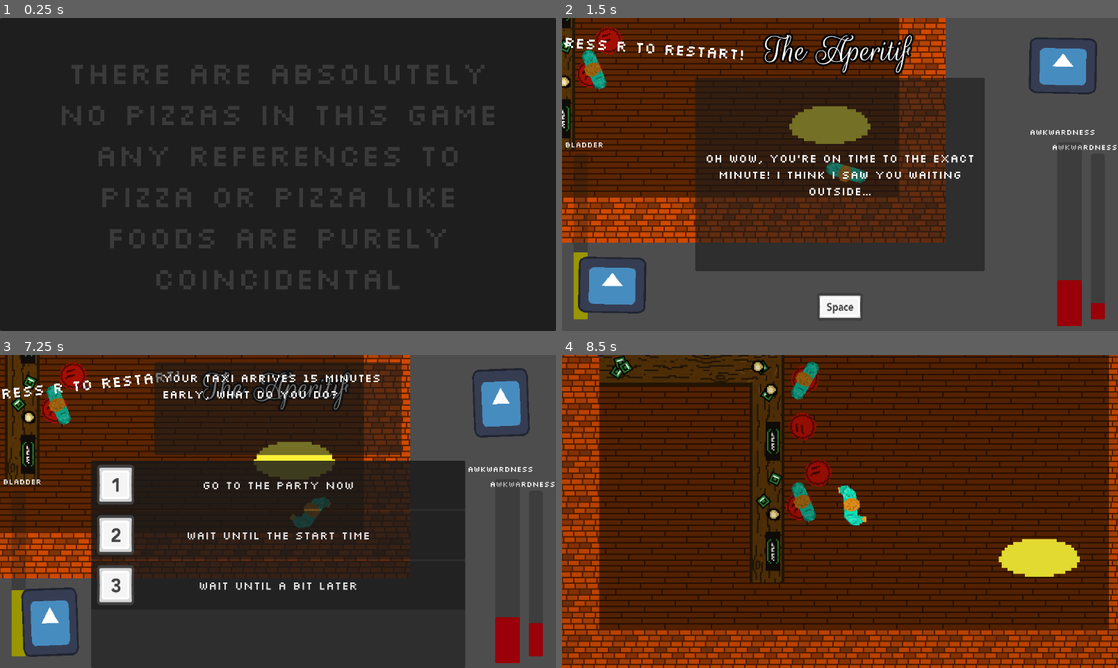
Above: before the commit, frames 1-4 (two rows, left to right).
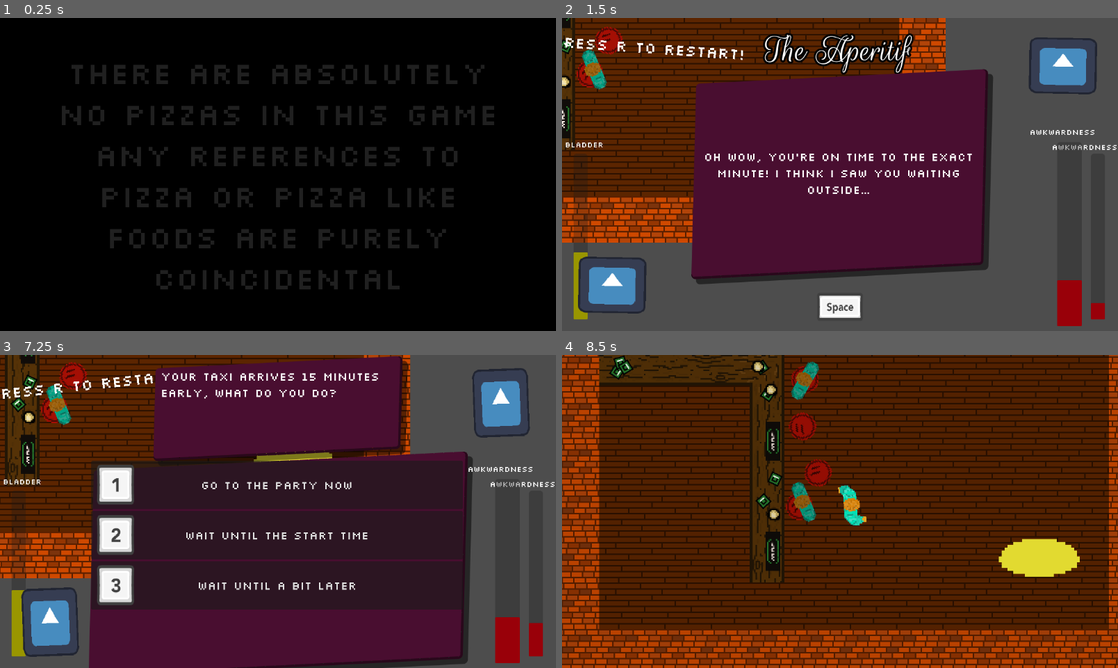
Above: after the commit, the same moments.

Repository: Jibby-Games/PizzaJam11
Game: Godot game, scene res://menu/intro.tscn
Same seed, same stepped clock (60 frames per second), same inputs: the game is played once before the commit and once after it. The engine's default icon, where the game draws it, is replaced by a stand-in: a white triangle on a blue panel in a dark square.
Inputs (mouse positions are in pixels of both pictures, inside the frame that each line leads up to):
- Up to frame 1 (0.25 s): no input
- Up to frame 2 (1.5 s): tap Enter (ui_accept) at 0.5, 0.77 s; move the mouse to (962, 158) at 0.52 s; press the mouse at (962, 158) at 0.53 s; hold D (right) 0.53-1.25 s; release the mouse at (962, 158) at 1.25 s; click "Wait until the start time" at 1.25 s
- Up to frame 3 (7.25 s): tap R (restart) at 2, 2.75, 6.5 s; move the mouse to (166, 527) at 2.02 s; hold S (down) 2.03-2.78 s; click (166, 527) at 2.1 s; tap Enter (ui_accept) at 2.27, 3.77, 4.52, 5.27, 6.77 s; move the mouse to (333, 442) at 2.77 s; press the mouse at (333, 442) at 2.78 s; hold D (right) 2.78-3.53 s; move the mouse to (250, 574) at 3.52 s; release the mouse at (250, 574) at 3.53 s; hold W (up) 3.53-4.28 s; click (250, 574) at 3.6 s; move the mouse to (444, 558) at 4.27 s; press the mouse at (444, 558) at 4.28 s; hold A (left) 4.28-5.78 s; move the mouse to (111, 464) at 5.02 s; release the mouse at (111, 464) at 5.03 s; click (111, 464) at 5.1 s; move the mouse to (305, 511) at 5.77 s; press the mouse at (305, 511) at 5.78 s; hold S (down) 5.78-6.53 s; move the mouse to (194, 433) at 6.52 s; release the mouse at (194, 433) at 6.53 s; hold D (right) from 6.53 s (still down); click (194, 433) at 6.6 s
- Up to frame 4 (8.5 s): release D (right) at 7.25 s; click "Wait until the start time" at 7.25 s; tap R (restart) at 8 s; move the mouse to (962, 495) at 8.02 s; press the mouse at (962, 495) at 8.03 s; hold W (up) from 8.03 s (still down); tap Enter (ui_accept) at 8.27 s

The runs differ from the first frame. In frame 1, 100% of the frame differs, in the area x 0-100%, y 0-100%; in frame 2, 34%; in frame 3, 30%; in frame 4, nothing differs.

Commit message:
tweak theme

Diff:
--- a/ui/bit_theme.tres
+++ b/ui/bit_theme.tres
@@ -1,7 +1,26 @@
-[gd_resource type="Theme" load_steps=2 format=3 uid="uid://bashpvd5fa2jl"]
+[gd_resource type="Theme" load_steps=4 format=3 uid="uid://bashpvd5fa2jl"]
 
 [ext_resource type="FontFile" uid="uid://dw8noah62y18x" path="res://fonts/Silkscreen-Regular.ttf" id="1_g1mfk"]
+
+[sub_resource type="StyleBoxFlat" id="StyleBoxFlat_ecygw"]
+bg_color = Color(0.2, 0.2, 0.2, 1)
+
+[sub_resource type="StyleBoxFlat" id="StyleBoxFlat_qfvts"]
+bg_color = Color(0.286275, 0.054902, 0.188235, 1)
+skew = Vector2(0.025, 0.05)
+border_width_right = 5
+border_width_bottom = 5
+border_color = Color(0.16, 0.0304, 0.106, 1)
+corner_radius_top_left = 8
+corner_radius_top_right = 8
+corner_radius_bottom_right = 8
+corner_radius_bottom_left = 8
+shadow_color = Color(0, 0, 0, 0.501961)
+shadow_size = 1
+shadow_offset = Vector2(10, 10)
 
 [resource]
 default_font = ExtResource("1_g1mfk")
 default_font_size = 24
+Panel/styles/panel = SubResource("StyleBoxFlat_ecygw")
+PanelContainer/styles/panel = SubResource("StyleBoxFlat_qfvts")
